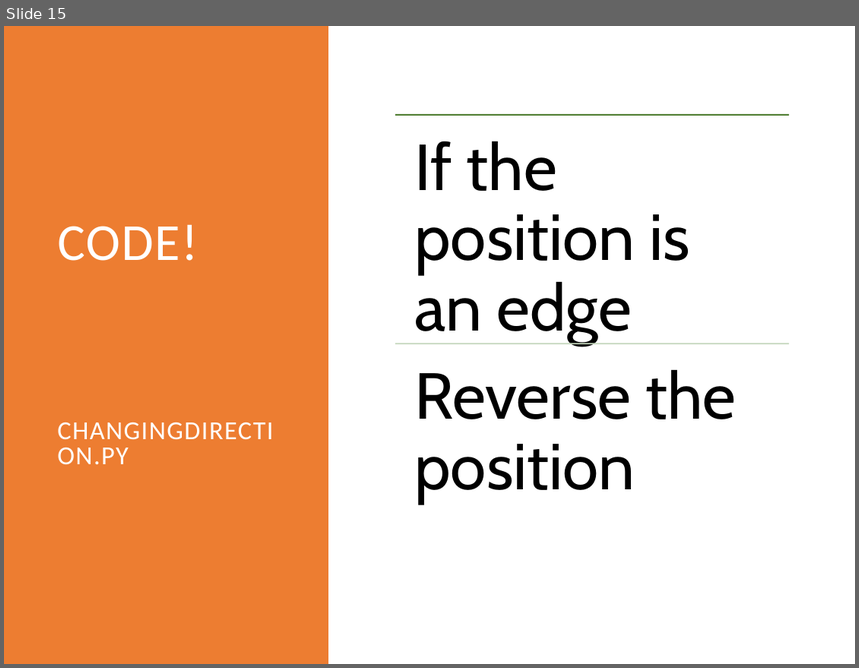
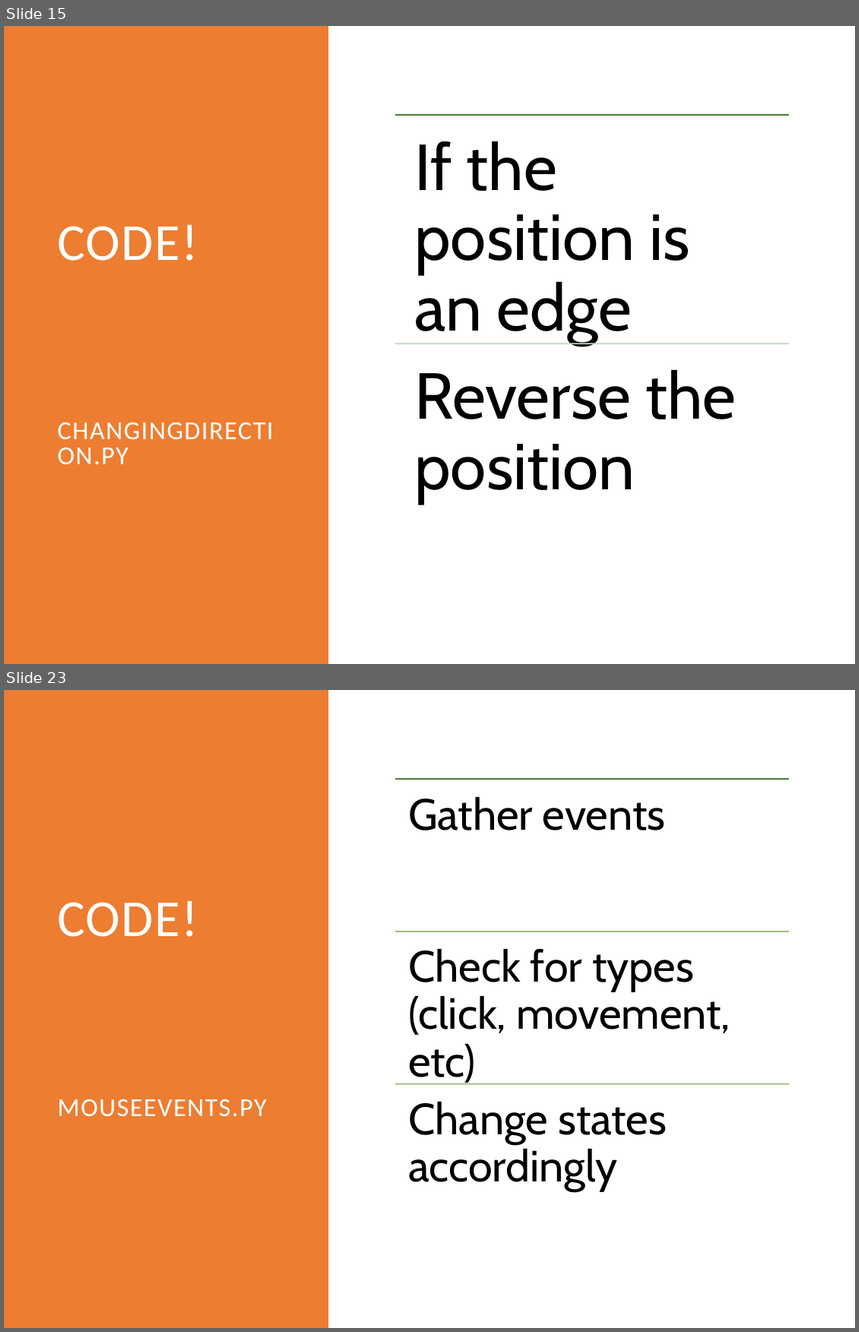
Before and after one commit to rsera/Junior-Knights, a slide deck: Python Day 10 Pygame 2.pptx. Shown one above the other, each under a label of ours: slide 15 before the commit, slides 15 and 23 after it; the slides between them are not shown. The pictures are 859x668 and 859x1332 pixels, drawn with LibreOffice and Linux fonts; fonts in the diff are those of the drawing. Boxes give left, top, right and bottom in pixels: in the first picture for what was removed or moved away, otherwise in the second. Text is boxed around its words. In the diff, an @@ line names an element or a change of style, - is before the commit and + after.

```diff
--- a/Python Day 10 Pygame 2.pptx
+++ b/Python Day 10 Pygame 2.pptx
@@ slide 23 added at <box>4,690,855,1328</box>, background #FFFFFF @@
@@ rectangle added at <box>4,690,329,1328</box>, fill #ED7D31 @@
@@ title added at <box>57,901,266,1117</box>, 22 pt, text #FFFFFF @@
+CODE!
+MOUSEEVENTS.PY
@@ group added at <box>395,780,789,1192</box>: 3 lines, 3 texts @@
+Gather events
+Check for types (click, movement, etc)
+Change states accordingly
```
Also in this commit, not shown: 1 slide changed, 7 other slides added, 2 slides removed, 14 other files.
